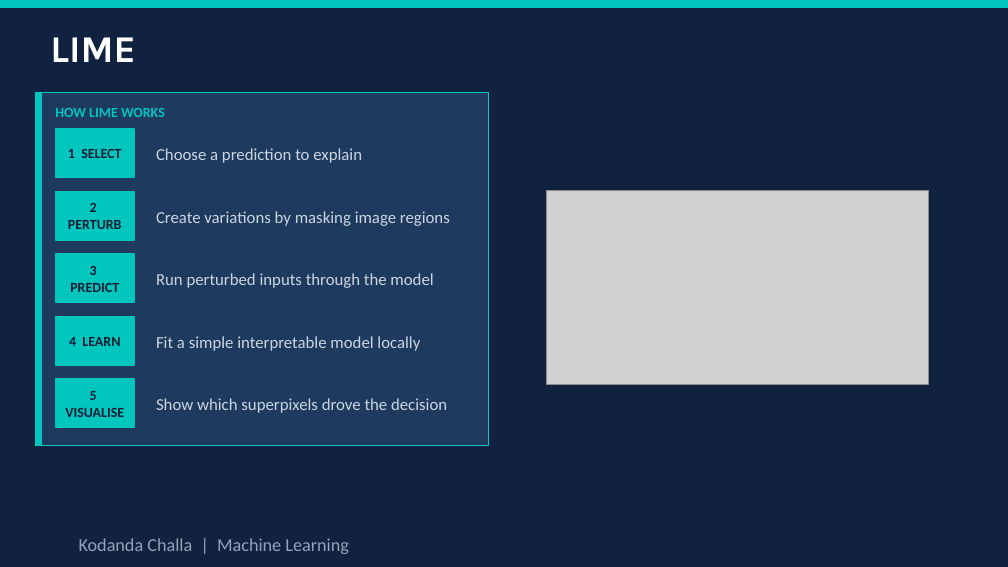
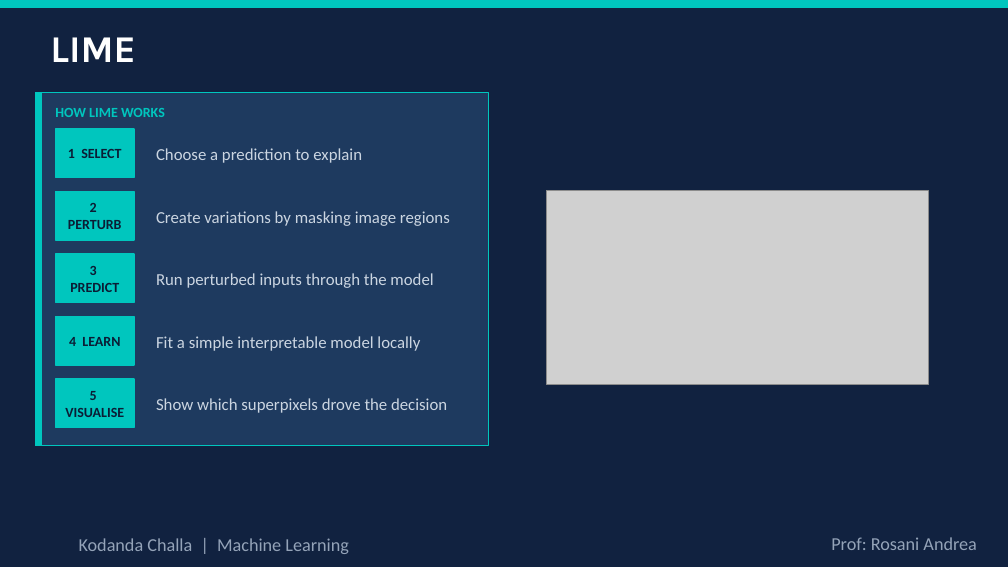
Before and after one commit to kodandachalla/Machine_Learning_Project, a slide deck: slide 22 of Reports/Brain_Tumor_ML_Presentation_v2.pptx. Drawn at 1008x567 pixels with LibreOffice and Linux fonts; fonts in the diff are those of the drawing; grey boxes stand for pictures. Boxes give left, top, right and bottom in pixels: in the first picture for what was removed or moved away, otherwise in the second. Text is boxed around its words. In the diff, an @@ line names an element or a change of style, - is before the commit and + after.

```diff
--- a/Reports/Brain_Tumor_ML_Presentation_v2.pptx
+++ b/Reports/Brain_Tumor_ML_Presentation_v2.pptx
@@ text added at bbox=[831, 537, 976, 550], 13 pt, text #94A3B8 @@
+Prof: Rosani Andrea
```
Also in this commit, not shown: 22 other slides changed.
